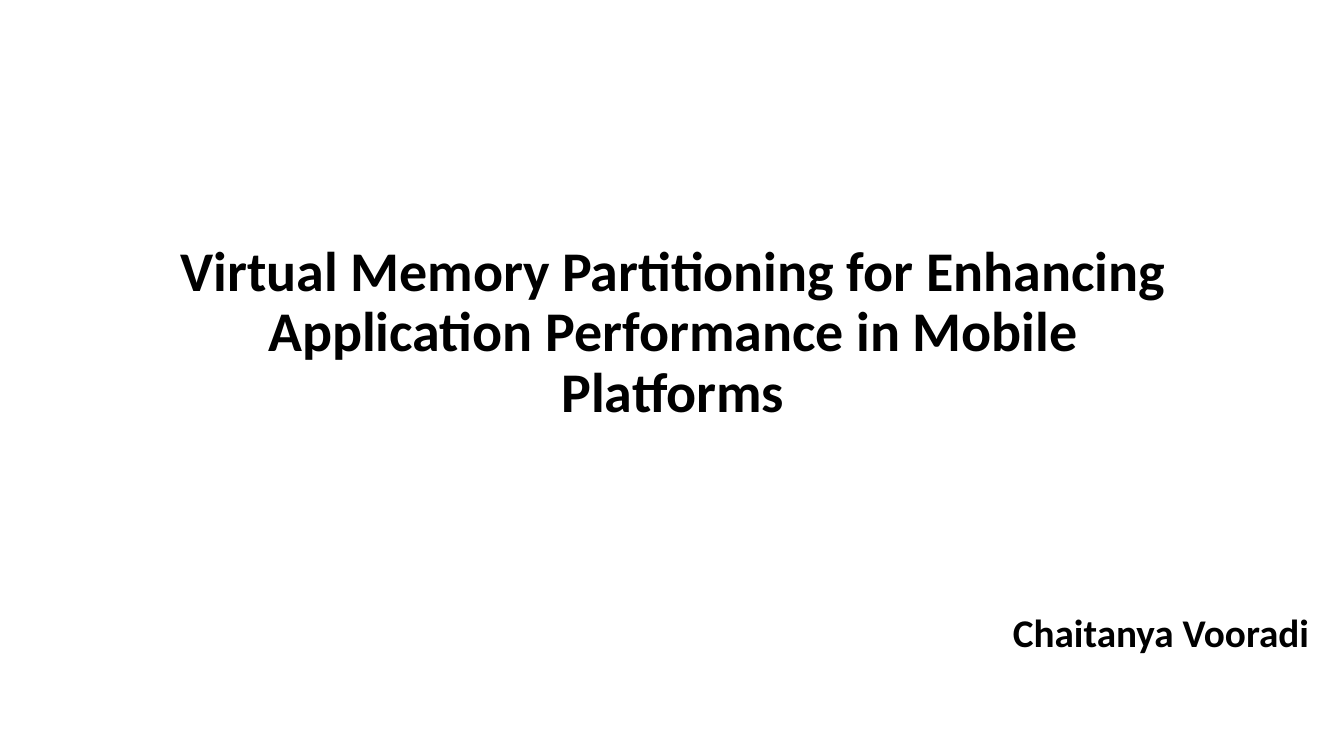
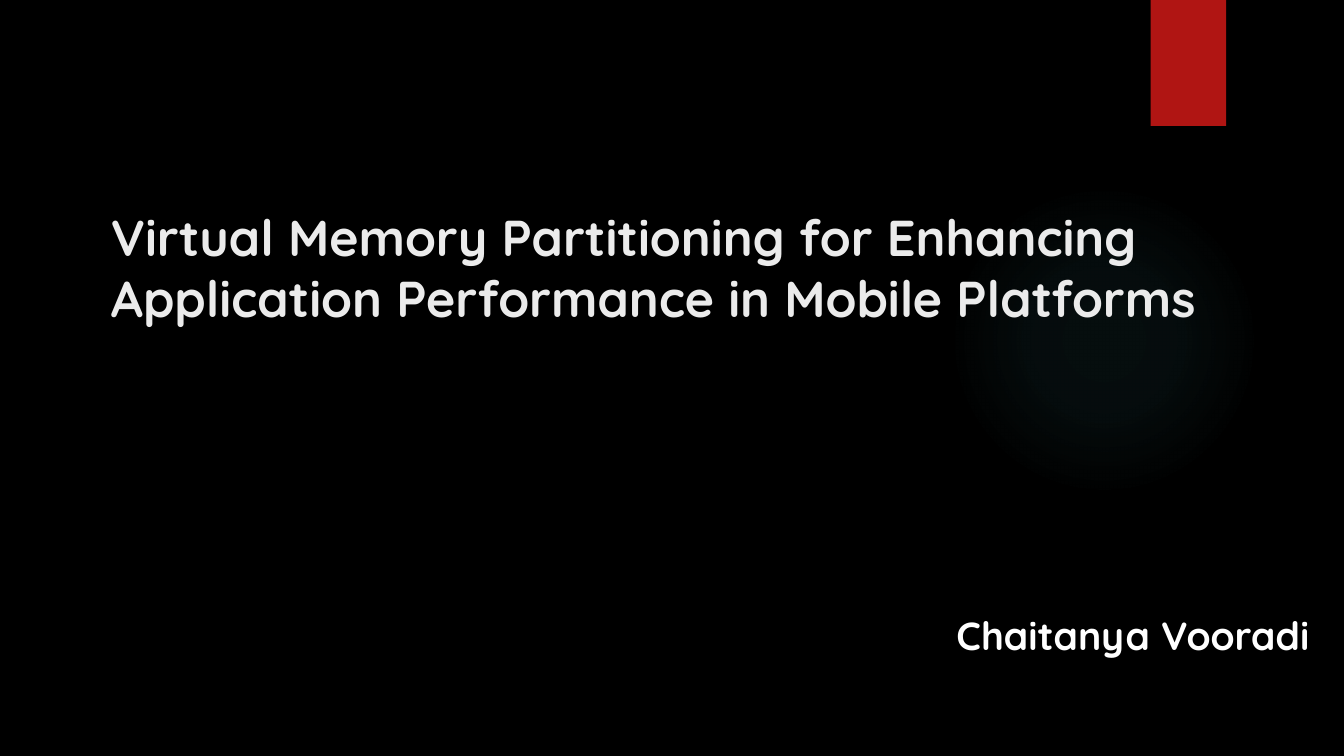
Before and after one commit to chaitanya-40/Virtual-Nodes-Partitioning-to-improve-performance-in-mobile-platform, a slide deck: slide 1 of presentation paper.pptx. Drawn at 1344x756 pixels with LibreOffice and Linux fonts; fonts in the diff are those of the drawing; background and template pictures are left out. Boxes give left, top, right and bottom in pixels: in the first picture for what was removed or moved away, otherwise in the second. Text is boxed around its words. In the diff, an @@ line names an element or a change of style, - is before the commit and + after.

```diff
--- a/presentation paper.pptx
+++ b/presentation paper.pptx
@@ background #FFFFFF to picture (left out) @@
@@ rectangle added at box(1150, 0, 1226, 126), fill #B01513 @@
@@ title "Virtual Memory Partitioning for Enhancing ...": place and size @@
-title "Virtual Memory Partitioning for Enhancing ..." at box(181, 251, 1165, 413)
+title "Virtual Memory Partitioning for Enhancing ..." at box(111, 218, 1195, 327)
@@ title "Virtual Memory Partitioning for Enhancing ..." at box(111, 218, 1195, 327): size 40 to 36 pt, font Calibri to Quicksand, text colour #000000 to #EBEBEB; alignment centre to left; line spacing 0.9 to 1 @@
@@ ellipse added at box(949, 185, 1259, 495), fill gradient #50B9C1 @@
@@ text "Chaitanya Vooradi": place and size @@
-text "Chaitanya Vooradi" at box(1013, 619, 1309, 653)
+text "Chaitanya Vooradi" at box(956, 621, 1309, 658)
@@ text "Chaitanya Vooradi" at box(956, 621, 1309, 658): font Calibri to Quicksand, text colour #000000 to #FFFFFF @@
```
Also in this commit, not shown: 7 other slides changed, 5 slides added, 1 slide removed.
